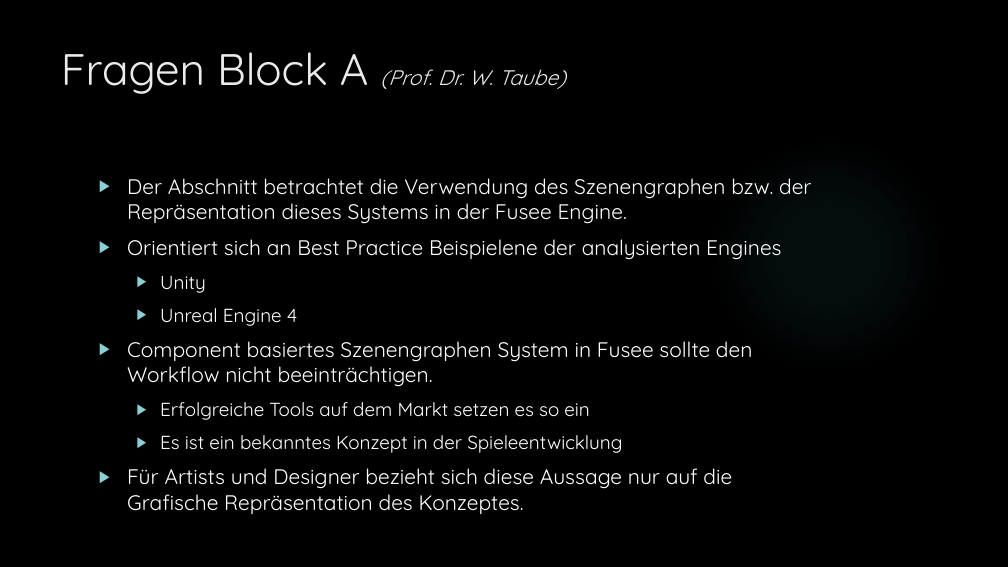
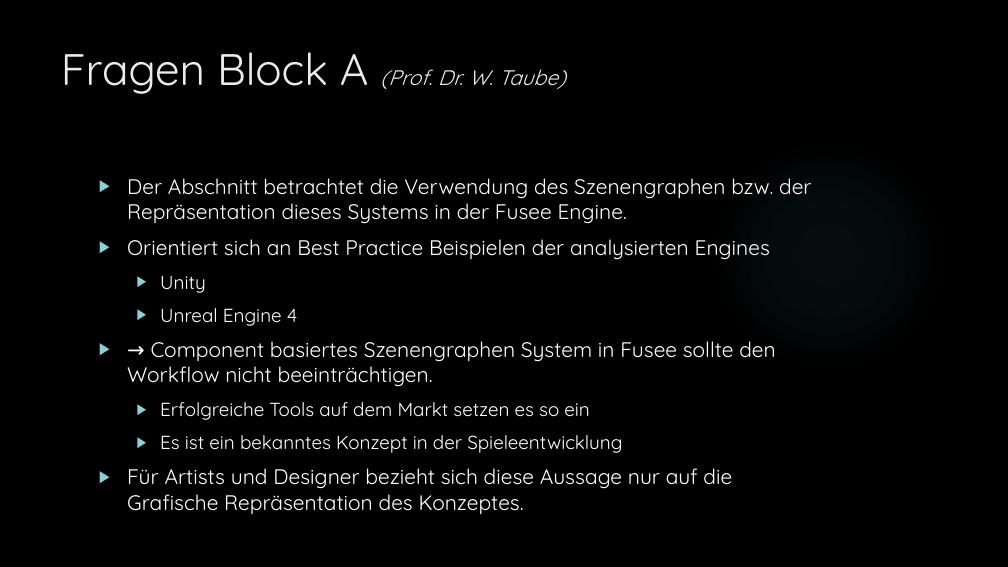
Before and after one commit to dNovel/MasterThesisWS1415, a slide deck: slide 32 of Disputation/Praesentation_DominikSteffen.pptx. Drawn at 1008x567 pixels with LibreOffice and Linux fonts; fonts in the diff are those of the drawing; background and template pictures are left out. Boxes give left, top, right and bottom in pixels: in the first picture for what was removed or moved away, otherwise in the second. Text is boxed around its words. In the diff, an @@ line names an element or a change of style, - is before the commit and + after.

```diff
--- a/Disputation/Praesentation_DominikSteffen.pptx
+++ b/Disputation/Praesentation_DominikSteffen.pptx
@@ text at (127,239,770,260): text changed @@
-▶ Orientiert sich an Best Practice Beispielene der analysierten Engines
+▶ Orientiert sich an Best Practice Beispielen der analysierten Engines
@@ text at (127,341,775,387): text changed @@
-▶ Component basiertes Szenengraphen System in Fusee sollte den Workflow nicht beeinträchtigen.
+▶ → Component basiertes Szenengraphen System in Fusee sollte den Workflow nicht beeinträchtigen.
```
Also in this commit, not shown: 27 other slides changed, 1 slide added, 1 slide removed, 1 other file.
